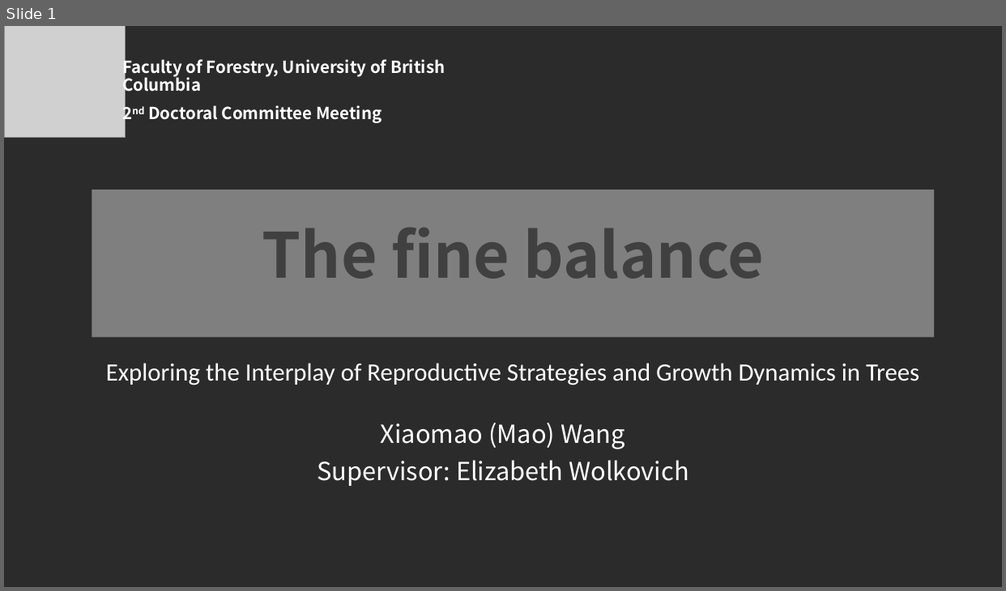
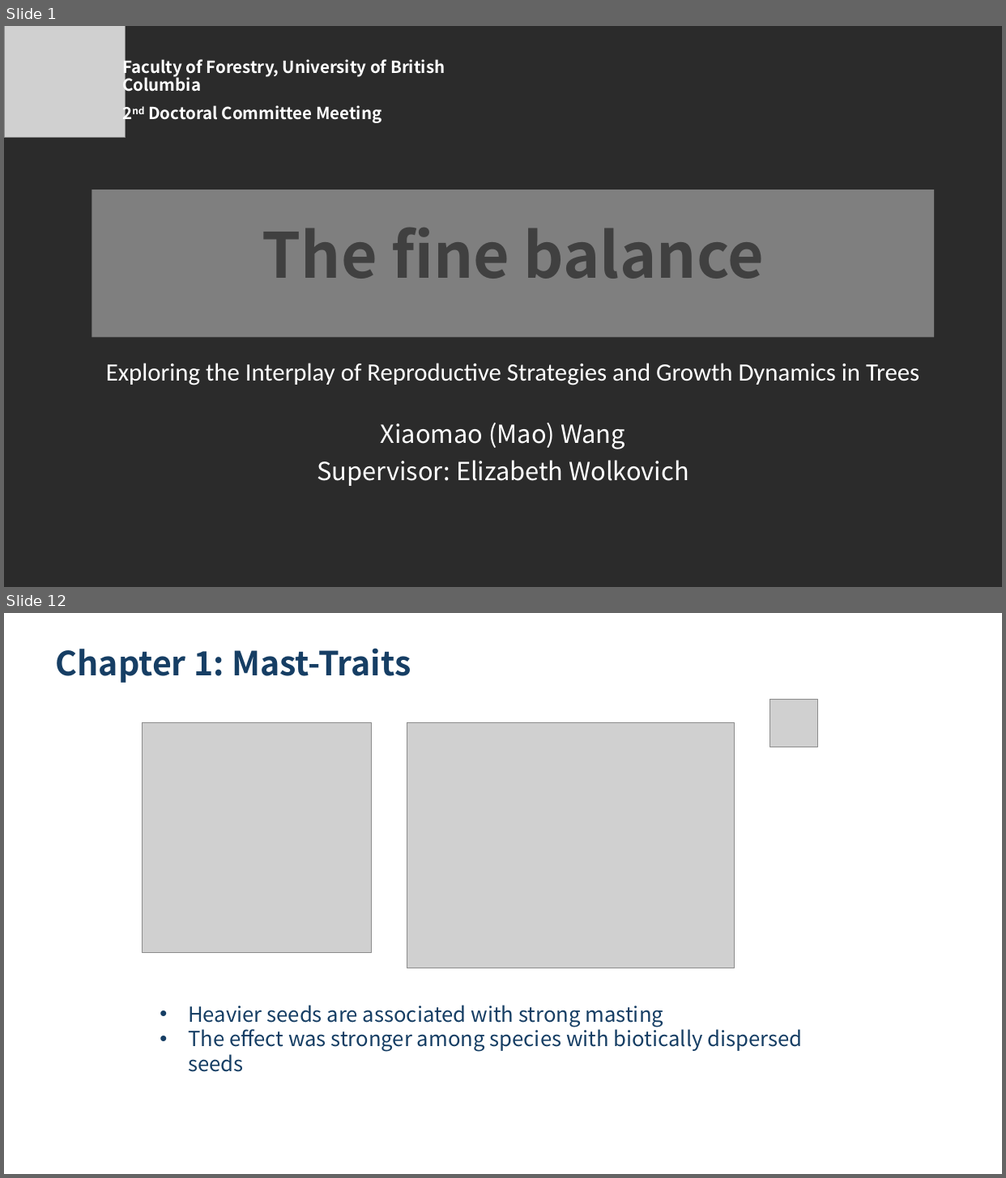
Before and after one commit to wangxm-forest/PhD, a slide deck: committee/secondCommitteeMeeting.pptx. Shown one above the other, each under a label of ours: slide 1 before the commit, slides 1 and 12 after it; the slides between them are not shown. The pictures are 1006x591 and 1006x1178 pixels, drawn with LibreOffice and Linux fonts; fonts in the diff are those of the drawing; grey boxes stand for pictures; background and template pictures are left out; a plain dark background stands for a picture behind light text. Boxes give left, top, right and bottom in pixels: in the first picture for what was removed or moved away, otherwise in the second. Text is boxed around its words. In the diff, an @@ line names an element or a change of style, - is before the commit and + after.

```diff
--- a/committee/secondCommitteeMeeting.pptx
+++ b/committee/secondCommitteeMeeting.pptx
@@ slide 12 added at [4,613,1002,1174], background picture (left out) @@
@@ text added at [56,648,411,683], 32 pt, text #163E64, bold @@
+Chapter 1: Mast-Traits
@@ picture added at [769,699,818,747] @@
@@ picture added at [143,723,371,953] @@
@@ picture added at [407,723,734,969] @@
@@ text added at [188,1005,803,1052], 20 pt, text #163E64 @@
+• Heavier seeds are associated with strong masting
+• The effect was stronger among species with biotically dispersed seeds
```
Also in this commit, not shown: 1 slide changed, 19 other slides added, 1 other file.
